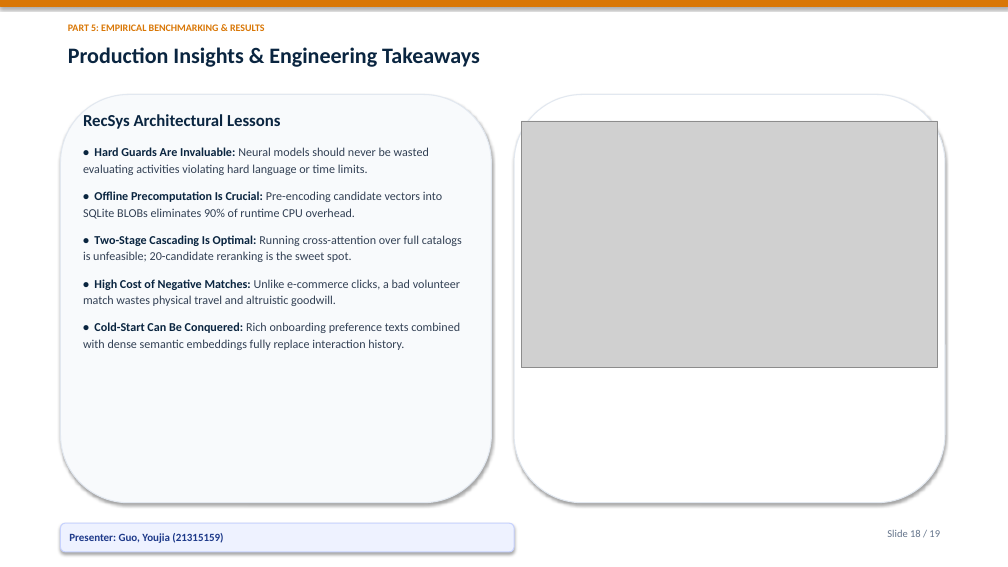
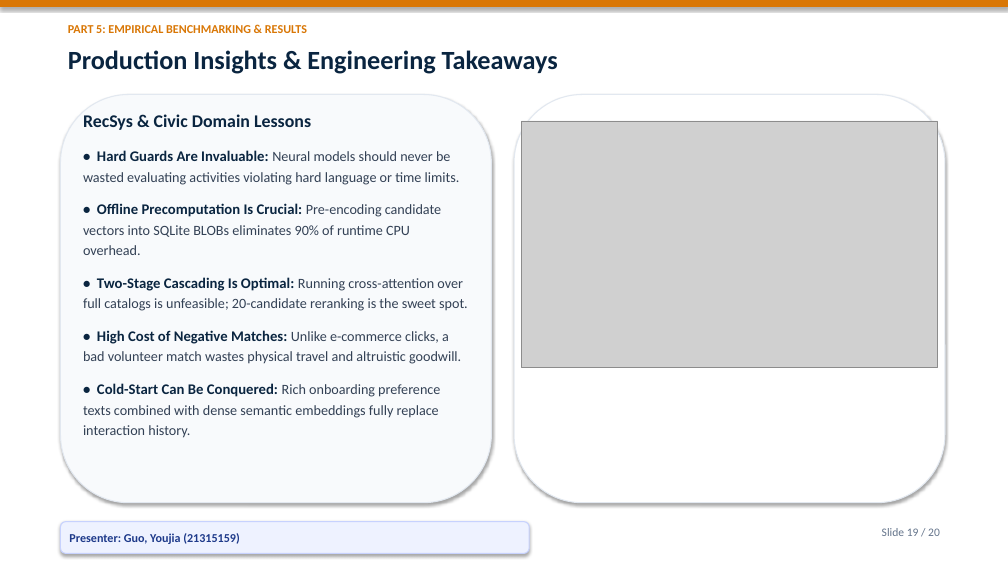
Before and after one commit to Bob8259/CSIT-5210-Group-Project, a slide deck: slide 19 of CSIT5210_Group1_Presentation.pptx (slide 18 before the commit). Drawn at 1008x567 pixels with LibreOffice and Linux fonts; fonts in the diff are those of the drawing; grey boxes stand for pictures. Boxes give left, top, right and bottom in pixels: in the first picture for what was removed or moved away, otherwise in the second. Text is boxed around its words. In the diff, an @@ line names an element or a change of style, - is before the commit and + after.

Commit message:
feat: add grand cover page and enlarge presentation font sizes for optimal projection readability

```diff
--- a/CSIT5210_Group1_Presentation.pptx
+++ b/CSIT5210_Group1_Presentation.pptx
@@ text "PART 5: EMPIRICAL BENCHMARKING & ..." at (68, 25, 307, 33): size 9.5 to 11.5 pt @@
@@ text "Production Insights & Engineering Takeaways" at (68, 50, 558, 74): size 21 to 25 pt @@
@@ text at (83, 114, 311, 130): text changed; size 16 to 17 pt @@
-RecSys Architectural Lessons
+RecSys & Civic Domain Lessons
@@ text at (83, 150, 468, 438): size 11.5 to 14 pt in "• Hard Guards Are Invaluable:", "• Offline Precomputation Is Crucial:", "• Two-Stage Cascading Is Optimal:", "• High Cost of Negative Matches:" and 1 more places; size 11.5 to 13.5 pt in "Neural models should never be wasted evaluating ...", "Pre-encoding candidate vectors into SQLite BLOBs eliminates ...", "Running cross-attention over full catalogs is unfeasible; ...", "Unlike e-commerce clicks, a bad volunteer match ..." and 1 more places; line spacing 1.15 to 1.2; more space between paragraphs @@
@@ rounded rectangle "Presenter: Guo, Youjia (21315159)": place and size @@
-rounded rectangle "Presenter: Guo, Youjia (21315159)" at (60, 523, 514, 552)
+rounded rectangle "Presenter: Guo, Youjia (21315159)" at (60, 522, 529, 554)
@@ rounded rectangle "Presenter: Guo, Youjia (21315159)" at (60, 522, 529, 554): size 10.5 to 11.5 pt @@
@@ text at (882, 528, 940, 536): text changed; size 10 to 11 pt @@
-Slide 18 / 19
+Slide 19 / 20
```
Also in this commit, not shown: 18 other slides changed, 1 slide added, 1 other file.
